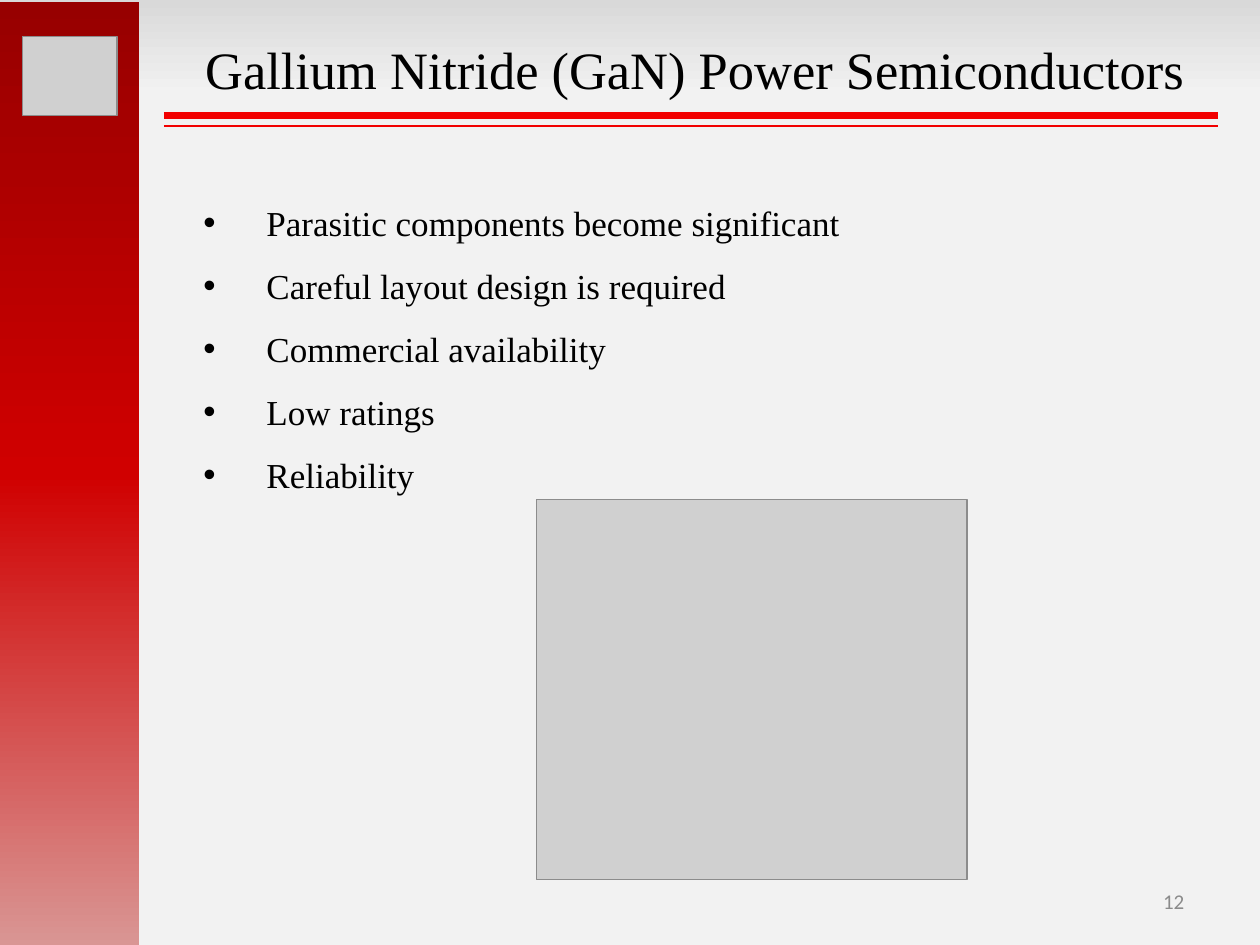
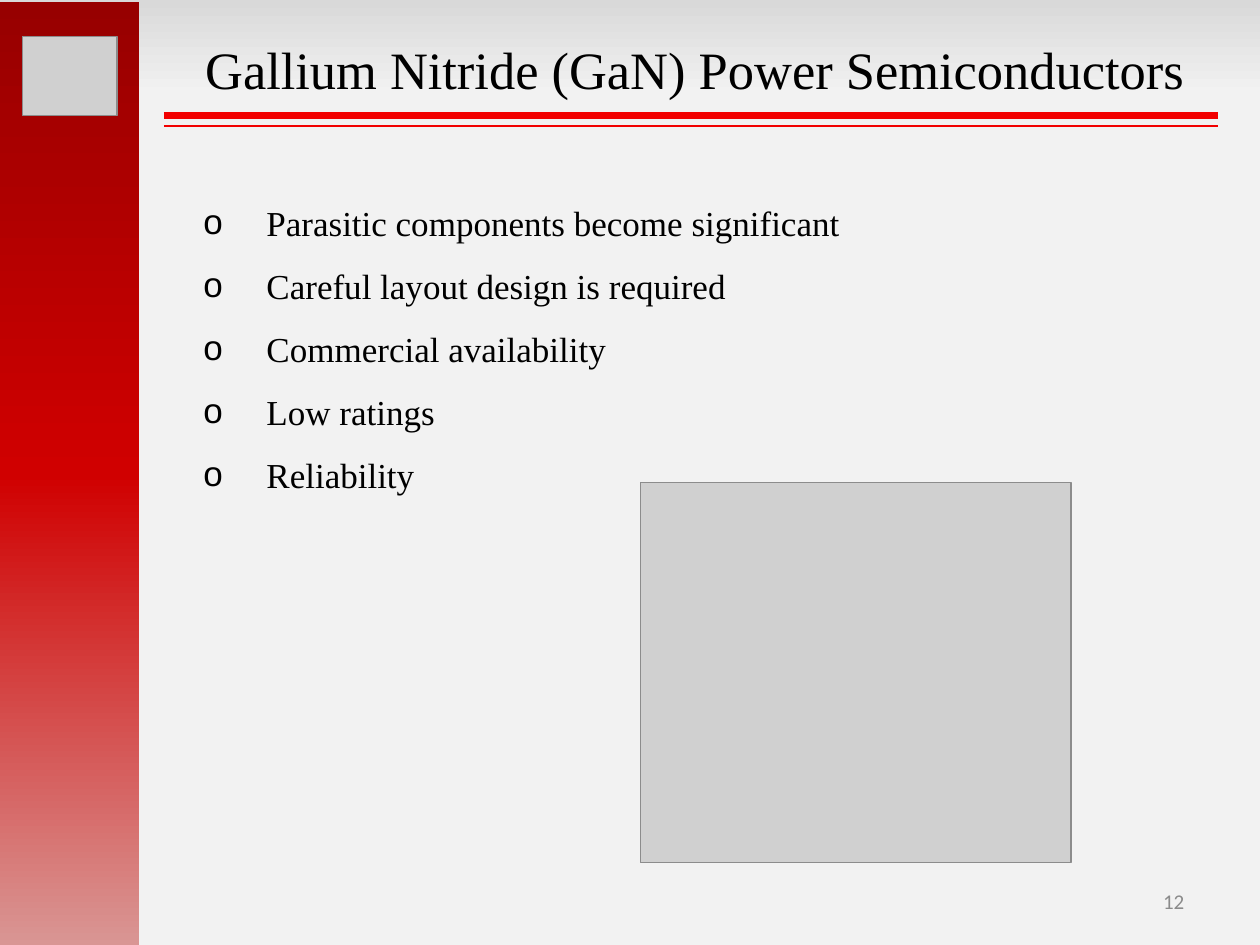
Before and after one commit to hakanpolat/IMMD, a slide deck: slide 12 of GRW2017/sunum/GRW2017_MesutUğur.pptx. Drawn at 1260x945 pixels with LibreOffice and Linux fonts; fonts in the diff are those of the drawing; grey boxes stand for pictures. Boxes give left, top, right and bottom in pixels: in the first picture for what was removed or moved away, otherwise in the second. Text is boxed around its words. In the diff, an @@ line names an element or a change of style, - is before the commit and + after.

```diff
--- a/GRW2017/sunum/GRW2017_MesutUğur.pptx
+++ b/GRW2017/sunum/GRW2017_MesutUğur.pptx
@@ text "Parasitic components become significant" at bbox=[266, 211, 840, 496]: bullet • to o @@
@@ picture: place and size @@
-picture at bbox=[537, 499, 968, 879]
+picture at bbox=[640, 483, 1071, 863]
```
Also in this commit, not shown: 2 other slides changed, 10 slides added, 2 slides removed.
